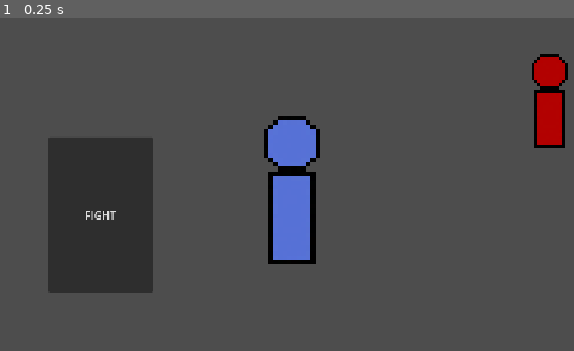
Above: before the commit, frame 1.
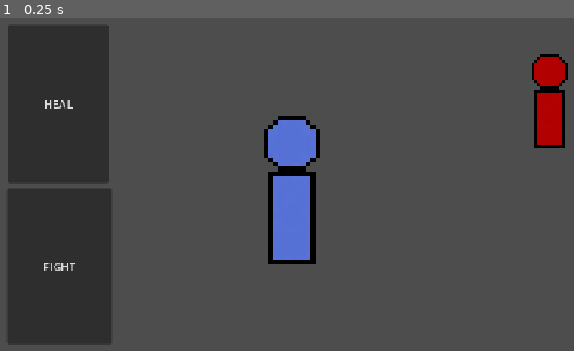
Above: after the commit, the same moment.

Repository: Vix-txt/prototype-of-dftb
Game: Godot game, scene res://scenes/game.tscn
The game is run twice, just before and just after one commit, with the same random seed, the same clock (stepped at 60 frames per second) and the same inputs.
Inputs:
- Up to frame 1 (0.25 s): no input

The runs differ from the first frame. In frame 1, 15% of the frame differs, in the area x 1-27%, y 2-98%.

Commit message:
added 'heal' button

Diff:
--- a/scenes/BattleUI.tscn
+++ b/scenes/BattleUI.tscn
@@ -1,6 +1,7 @@
 [gd_scene format=3 uid="uid://caa31dheww1xs"]
 
 [ext_resource type="Script" uid="uid://bcgn10qf52dy6" path="res://scenes/fight_button.gd" id="1_d17lq"]
+[ext_resource type="Script" uid="uid://y1vwcepuhnjm" path="res://scenes/heal_button.gd" id="2_ktx7n"]
 
 [node name="BattleUI" type="CanvasLayer" unique_id=329322007]
 
@@ -16,13 +17,24 @@
 
 [node name="FightButton" type="Button" parent="Control" unique_id=2047318990]
 layout_mode = 1
-offset_left = 114.0
-offset_top = 310.0
-offset_right = 265.0
-offset_bottom = 534.0
+offset_left = 55.0
+offset_top = 384.0
+offset_right = 206.0
+offset_bottom = 608.0
 pivot_offset = Vector2(549, -62)
 action_mode = 0
 text = "FIGHT"
 script = ExtResource("1_d17lq")
 
+[node name="HealButton" type="Button" parent="Control" unique_id=1169639102]
+layout_mode = 0
+offset_left = 56.0
+offset_top = 148.0
+offset_right = 201.0
+offset_bottom = 376.0
+text = "HEAL
+"
+script = ExtResource("2_ktx7n")
+
 [connection signal="pressed" from="Control/FightButton" to="Control/FightButton" method="_on_pressed"]
+[connection signal="pressed" from="Control/HealButton" to="Control/HealButton" method="_on_pressed"]
--- a/scenes/battle_manager.gd
+++ b/scenes/battle_manager.gd
@@ -18,18 +18,19 @@
 			enemy.take_damage(player.damage)
 			if enemy.health > 0:
 				print("Enemy health: ", enemy.health)
-			death()
-
 			if dead == false:
 				turn = "enemy"
+				death()
 				enemyattack()
 func enemyattack():
+	await get_tree().create_timer(1.5).timeout
 	if dead == false:
 		if turn == "enemy":
 			player.take_damage(enemy.damage)
 			if player.health > 0:
 				print("Player health: ", player.health)
 			turn = "player"
+			death()
 
 func death():
 	if player.health <= 0:
--- a/scenes/enemy.gd
+++ b/scenes/enemy.gd
@@ -1,10 +1,10 @@
 extends Node2D
 
-@onready var bttlmng:= $"../BattleManager"
+@onready var battlemanager:= $"../BattleManager"
 var health:= 120
 var max_health:= 120
 var damage:= 20
 
 func take_damage(amount):
-	if bttlmng.dead == false:
+	if battlemanager.dead == false:
 		health -= amount
--- /dev/null
+++ b/scenes/heal_button.gd
@@ -0,0 +1,9 @@
+extends Button
+
+@onready var player = $"../../../player"
+# Called when the node enters the scene tree for the first time.
+func _ready() -> void:
+	pass # Replace with function body.
+
+func _on_pressed():
+	player.heal()
--- a/scenes/player.gd
+++ b/scenes/player.gd
@@ -1,5 +1,5 @@
 extends Node2D
-@onready var bttlmng:= $"../BattleManager"
+@onready var battlemanager:= $"../BattleManager"
 @onready var enemy:= %"enemy"
 var health:= 120
 var max_health:= 120
@@ -7,5 +7,18 @@
 
 
 func take_damage(amount):
-	if bttlmng.dead == false:
+	if battlemanager.dead == false:
 		health -= amount
+
+func heal():
+	if battlemanager.dead != true:
+		if health < 120 and battlemanager.turn == "player":
+			health += 10
+			print("Player health: ", health)
+		elif health == 120:
+			print("Cannot heal, player health: ", health)
+		elif battlemanager.turn != "player":
+			print("Cannot heal, not your turn.")
+
+		battlemanager.turn = "enemy"
+		battlemanager.enemyattack()
Not shown, added: scenes/heal_button.gd.uid
